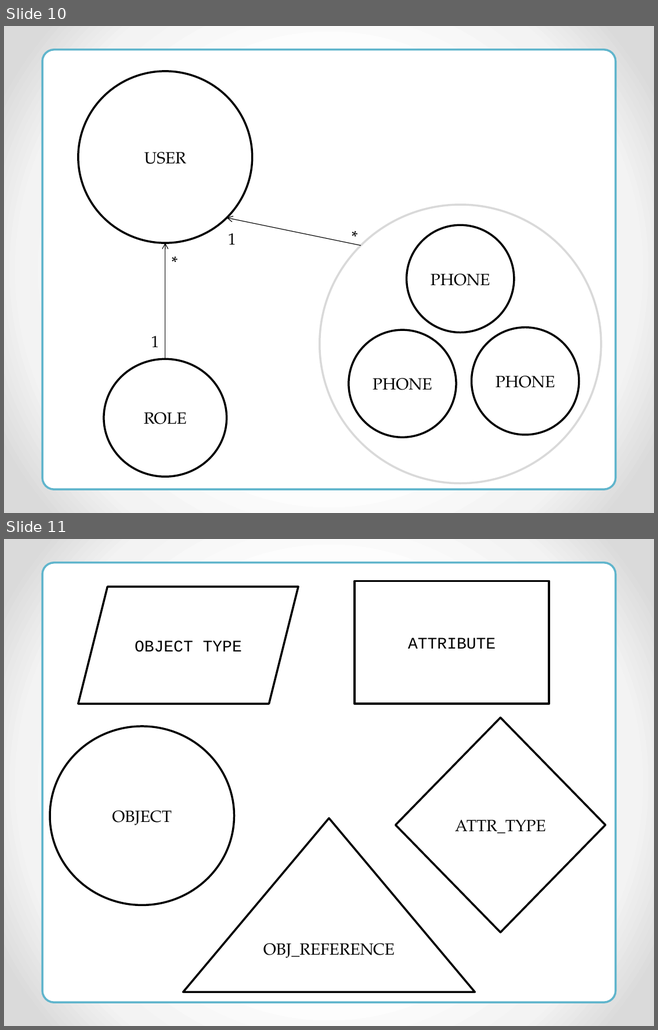
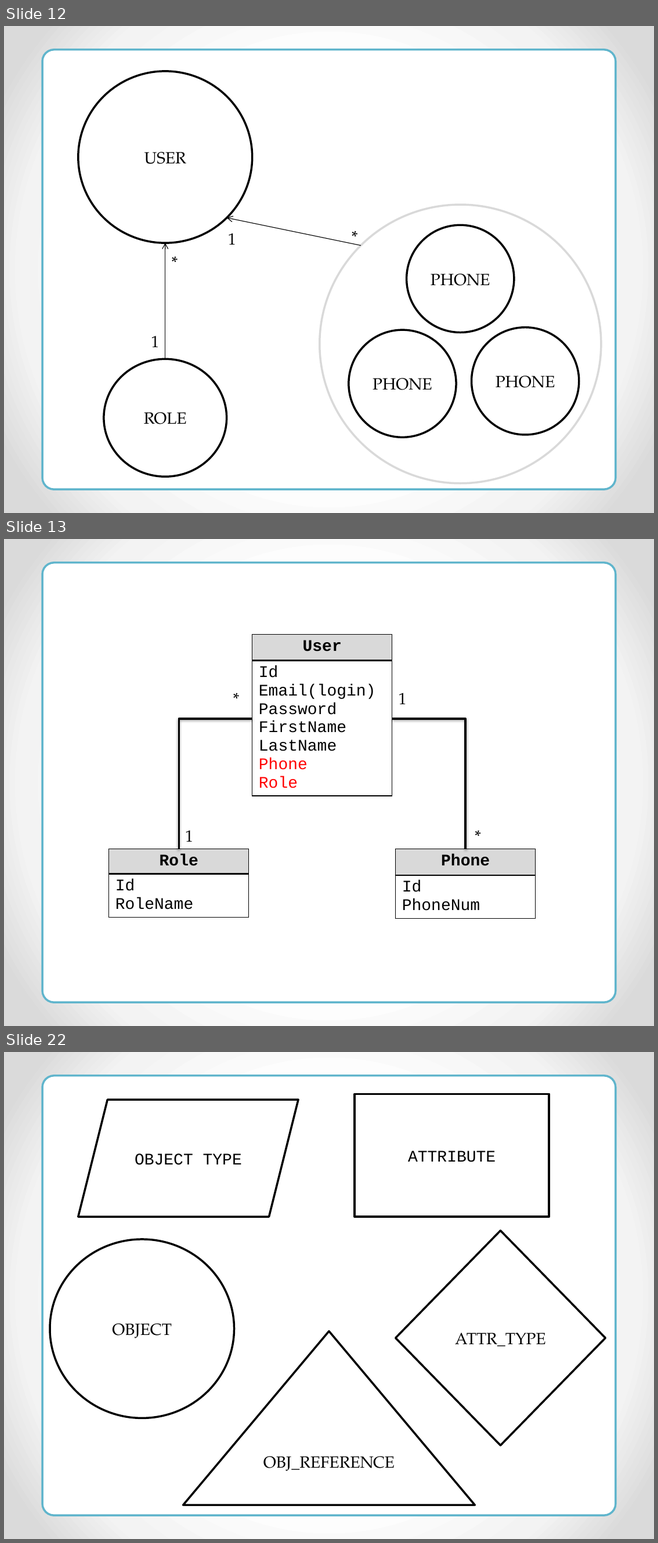
Before and after one commit to RedEyesDevelopment/NetCrackerProject, a slide deck: pres/reacteav/reacteav.pptx. Shown one above the other, each under a label of ours: slides 10 and 11 before the commit, slides 12, 13 and 22 after it; the slides between them are not shown. The pictures are 658x1030 and 658x1543 pixels, drawn with LibreOffice and Linux fonts; fonts in the diff are those of the drawing. Boxes give left, top, right and bottom in pixels: in the first picture for what was removed or moved away, otherwise in the second. Text is boxed around its words. In the diff, an @@ line names an element or a change of style, - is before the commit and + after.

```diff
--- a/pres/reacteav/reacteav.pptx
+++ b/pres/reacteav/reacteav.pptx
@@ slide 13 added at (x1=4, y1=539, x2=654, y2=1026), background gradient #FFFFFF to #F4F4F4 to #DADADA @@
@@ rounded rectangle added at (x1=42, y1=562, x2=615, y2=1002), fill #FFFFFF, outline #60B5CC 2.25 pt @@
@@ table added at (x1=252, y1=635, x2=392, y2=804), 2 rows, 1 columns @@
+User
+Id / Email(login) / Password / FirstName / LastName / Phone / Role
@@ text added at (x1=227, y1=685, x2=293, y2=711), 18 pt, text #000000 @@
+*
@@ text added at (x1=398, y1=693, x2=407, y2=704), 18 pt, text #000000 @@
+1
@@ elbow line added from (252, 719) to (179, 849), #000000 2.25 pt @@
@@ elbow line added from (392, 719) to (465, 849), #000000 2.25 pt @@
@@ text added at (x1=185, y1=830, x2=193, y2=842), 18 pt, text #000000 @@
+1
@@ text added at (x1=468, y1=823, x2=534, y2=849), 18 pt, text #000000 @@
+*
@@ table added at (x1=108, y1=849, x2=248, y2=920), 2 rows, 1 columns @@
+Role
+Id / RoleName
@@ table added at (x1=395, y1=849, x2=535, y2=921), 2 rows, 1 columns @@
+Phone
+Id / PhoneNum
@@ what was slide 10 is now slide 12 @@
@@ what was slide 11 is now slide 22 @@
```
Also in this commit, not shown: 3 slides changed, 13 other slides added.
